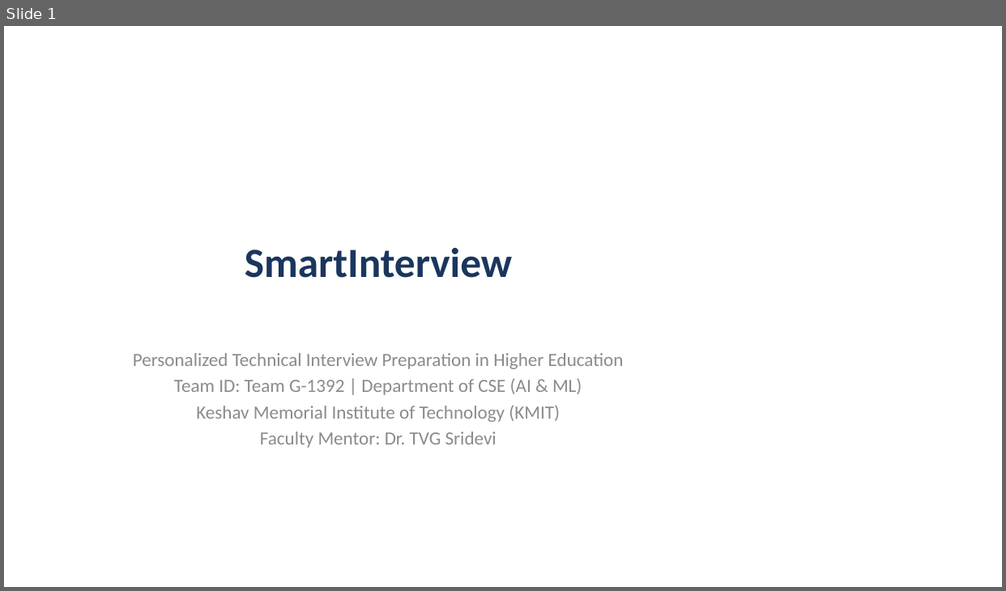
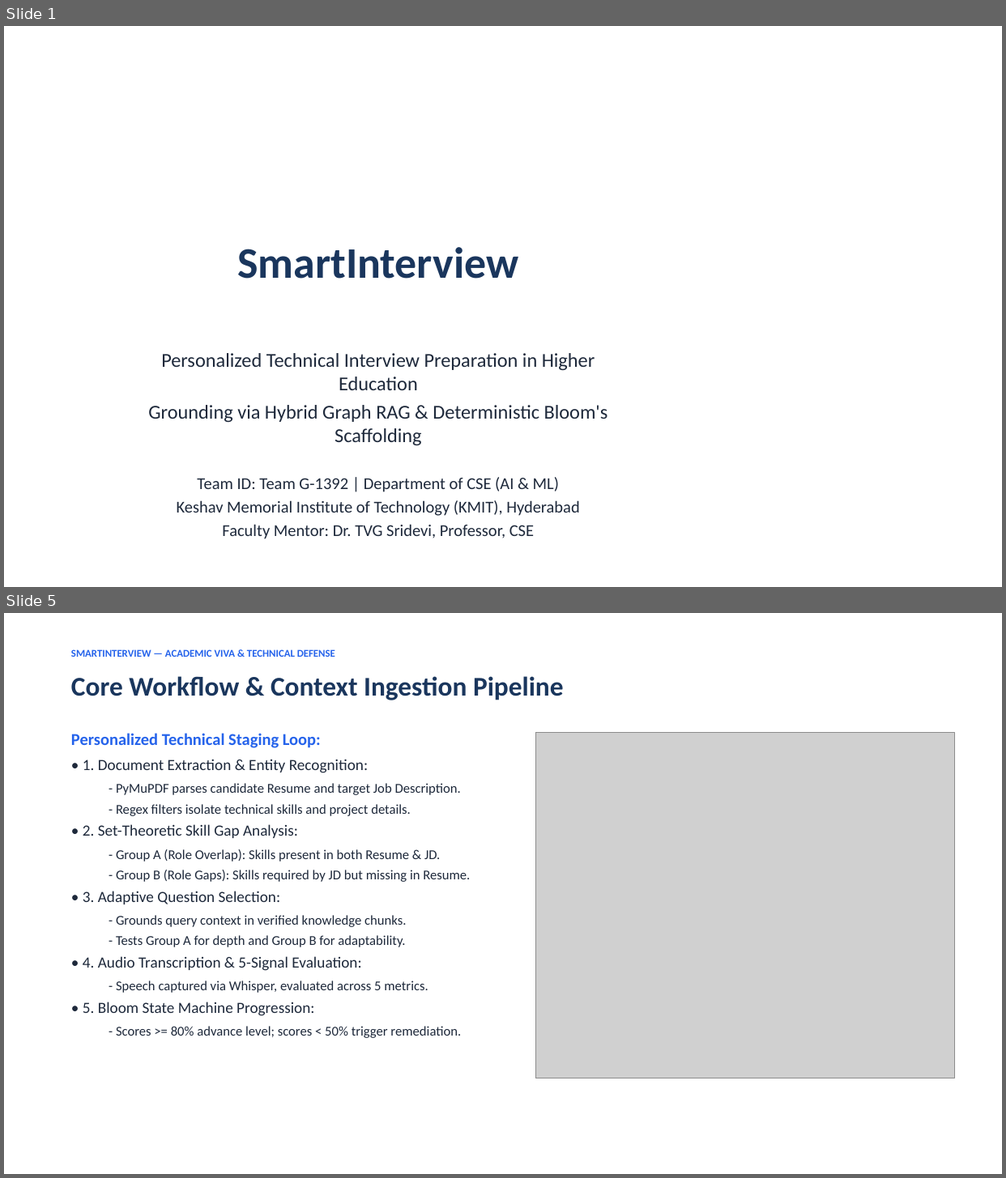
Before and after one commit to Ranith11/SmartInterview-team-main, a slide deck: SmartInterview_Deliverables/04_Presentation_and_Defense/SmartInterview_Project_Presentation.pptx. Shown one above the other, each under a label of ours: slide 1 before the commit, slides 1 and 5 after it; the slides between them are not shown. The pictures are 1006x591 and 1006x1178 pixels, drawn with LibreOffice and Linux fonts; fonts in the diff are those of the drawing; grey boxes stand for pictures. Boxes give left, top, right and bottom in pixels: in the first picture for what was removed or moved away, otherwise in the second. Text is boxed around its words. In the diff, an @@ line names an element or a change of style, - is before the commit and + after.

Commit message:
docs: complete synchronization of SRS, PPT, Research Paper, Master Encyclopedia, and deliverables with embedded diagrams, screenshots, and 355-test matrix

```diff
--- a/SmartInterview_Deliverables/04_Presentation_and_Defense/SmartInterview_Project_Presentation.pptx
+++ b/SmartInterview_Deliverables/04_Presentation_and_Defense/SmartInterview_Project_Presentation.pptx
@@ slide 5 added at <box>4,613,1002,1174</box>, background #FFFFFF @@
@@ text added at <box>71,649,335,657</box>, 10 pt, text #2563EB, bold @@
+SMARTINTERVIEW — ACADEMIC VIVA & TECHNICAL DEFENSE
@@ text added at <box>71,676,564,700</box>, 26 pt, text #1A365D, bold @@
+Core Workflow & Context Ingestion Pipeline
@@ text added at <box>71,733,470,1038</box>, 13 pt, text #1E293B @@
+Personalized Technical Staging Loop:
+• 1. Document Extraction & Entity Recognition:
+  - PyMuPDF parses candidate Resume and target Job Description.
+  - Regex filters isolate technical skills and project details.
+• 2. Set-Theoretic Skill Gap Analysis:
+  - Group A (Role Overlap): Skills present in both Resume & JD.
+  - Group B (Role Gaps): Skills required by JD but missing in Resume.
+• 3. Adaptive Question Selection:
+  - Grounds query context in verified knowledge chunks.
+  - Tests Group A for depth and Group B for adaptability.
+• 4. Audio Transcription & 5-Signal Evaluation:
+  - Speech captured via Whisper, evaluated across 5 metrics.
+• 5. Bloom State Machine Progression:
+  - Scores >= 80% advance level; scores < 50% trigger remediation.
@@ picture added at <box>535,733,955,1079</box> @@
@@ slide 1 changed as well @@
@@ title "SmartInterview" at <box>237,247,518,279</box>: size 40 to 42 pt @@
@@ subtitle at <box>161,353,595,493</box>: size 18 to 19 pt in "Personalized Technical Interview Preparation in Higher Educa ..."; text colour #8C8C8C to #1E293B in "Personalized Technical Interview Preparation in Higher Educa ...", "Team ID: Team G-1392 | Department of ..."; size 18 to 16 pt in "Team ID: Team G-1392 | Department of ..." @@
@@ subtitle at <box>148,405,608,446</box>: paragraph added @@
+Grounding via Hybrid Graph RAG & Deterministic Bloom's Scaffolding
@@ subtitle at <box>177,501,580,540</box>: text changed; size 18 to 16 pt; text colour #8C8C8C to #1E293B @@
-Keshav Memorial Institute of Technology (KMIT)
-Faculty Mentor: Dr. TVG Sridevi
+Keshav Memorial Institute of Technology (KMIT), Hyderabad
+Faculty Mentor: Dr. TVG Sridevi, Professor, CSE
```
Also in this commit, not shown: 1 other slide changed, 11 other slides added, 9 slides removed, 26 other files.
